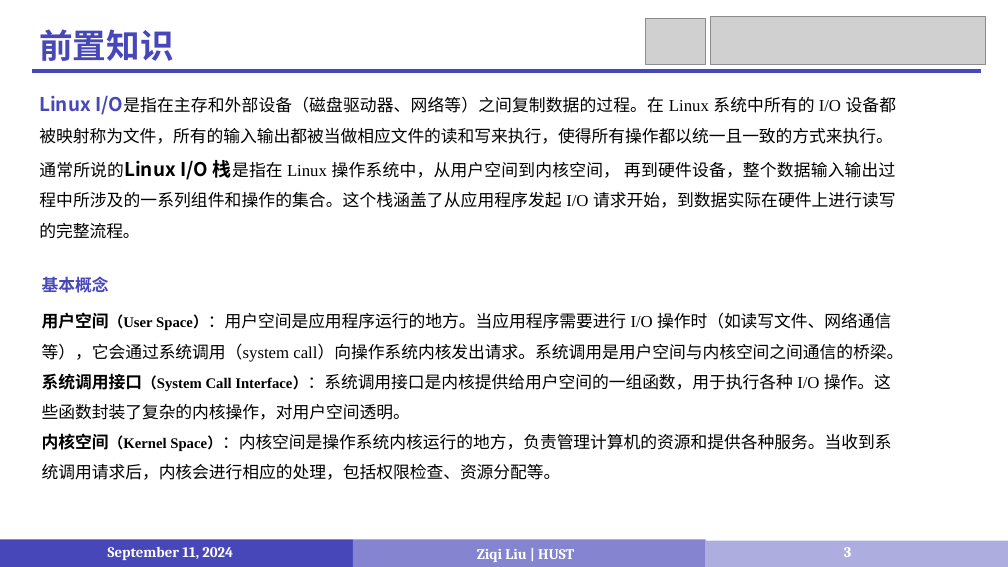
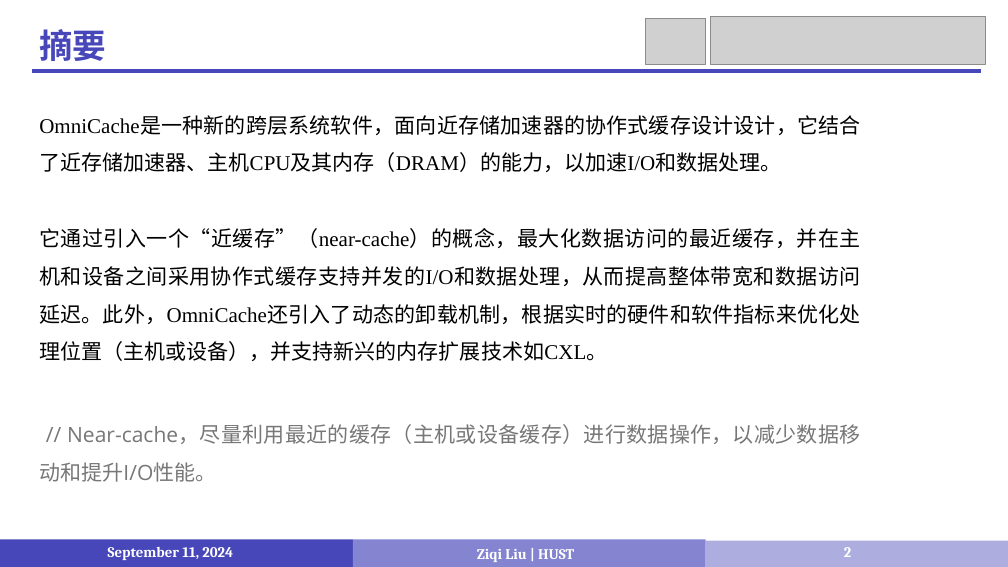
Before and after one commit to LiuziqiOvO/md, a slide deck: slide 2 of 4_Paper/报告/12_OmniCache.pptx (slide 3 before the commit). Drawn at 1008x567 pixels with LibreOffice and Linux fonts; fonts in the diff are those of the drawing; grey boxes stand for pictures. Boxes give left, top, right and bottom in pixels: in the first picture for what was removed or moved away, otherwise in the second. Text is boxed around its words. In the diff, an @@ line names an element or a change of style, - is before the commit and + after.

```diff
--- a/4_Paper/报告/12_OmniCache.pptx
+++ b/4_Paper/报告/12_OmniCache.pptx
@@ text at (39,29,106,61): text changed @@
-前置知识
+摘要
@@ text at (39,116,860,482): text changed; size 16 to 20 pt @@
-Linux I/O是指在主存和外部设备（磁盘驱动器、网络等）之间复制数据的过程。在 Linux 系统中所有的 I/O 设备都被映射称为文件，所有的输入输出都被当做相应文件的读和写来执行，使得所有操作都以统一且一致的方式来执行。
-通常所说的Linux I/O 栈是指在 Linux 操作系统中，从用户空间到内核空间， 再到硬件设备，整个数据输入输出过程中所涉及的一系列组件和操作的集合。这个栈涵盖了从应用程序发起 I/O 请求开始，到数据实际在硬件上进行读写的完整流程。
+OmniCache是一种新的跨层系统软件，面向近存储加速器的协作式缓存设计设计，它结合了近存储加速器、主机CPU及其内存（DRAM）的能力，以加速I/O和数据处理。
+它通过引入一个“近缓存”（near-cache）的概念，最大化数据访问的最近缓存，并在主机和设备之间采用协作式缓存支持并发的I/O和数据处理，从而提高整体带宽和数据访问延迟。此外，OmniCache还引入了动态的卸载机制，根据实时的硬件和软件指标来优化处理位置（主机或设备），并支持新兴的内存扩展技术如CXL。
+// Near-cache，尽量利用最近的缓存（主机或设备缓存）进行数据操作，以减少数据移动和提升I/O性能。
@@ text removed at (42,276,109,293) @@
-基本概念
@@ text removed at (42,312,903,480) @@
-用户空间（User Space）：用户空间是应用程序运行的地方。当应用程序需要进行 I/O 操作时（如读写文件、网络通信等），它会通过系统调用（system call）向操作系统内核发出请求。系统调用是用户空间与内核空间之间通信的桥梁。
-系统调用接口（System Call Interface）：系统调用接口是内核提供给用户空间的一组函数，用于执行各种 I/O 操作。这些函数封装了复杂的内核操作，对用户空间透明。
-内核空间（Kernel Space）：内核空间是操作系统内核运行的地方，负责管理计算机的资源和提供各种服务。当收到系统调用请求后，内核会进行相应的处理，包括权限检查、资源分配等。
```
Also in this commit, not shown: 7 other slides changed, 15 slides added, 6 slides removed, 5 other files.
